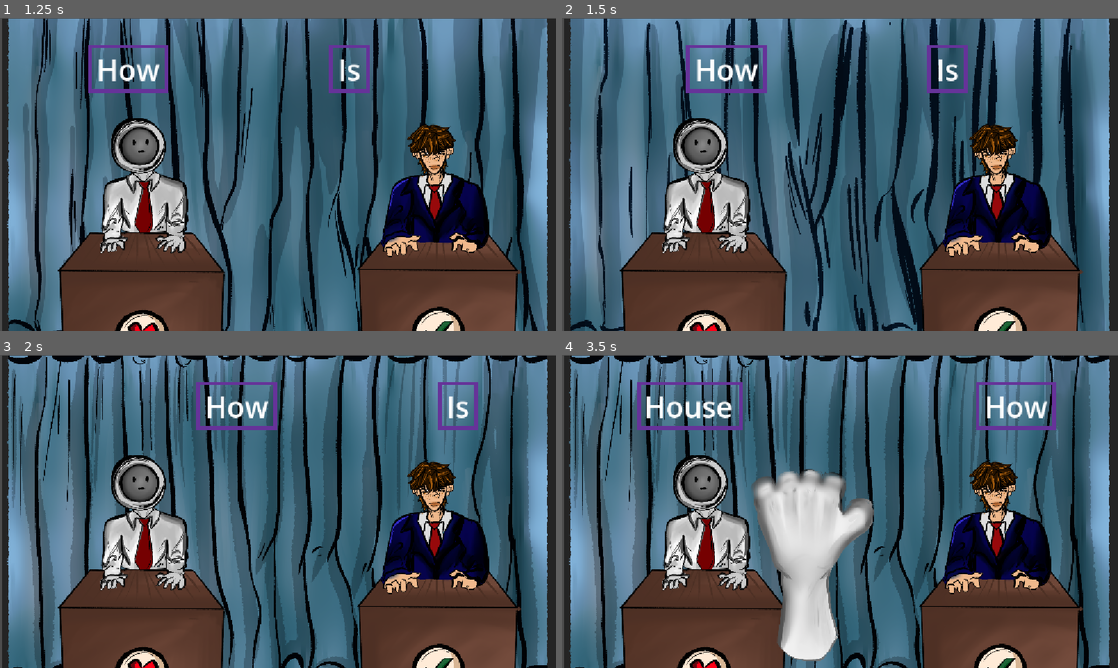
Above: before the commit, frames 1-4 (two rows, left to right).
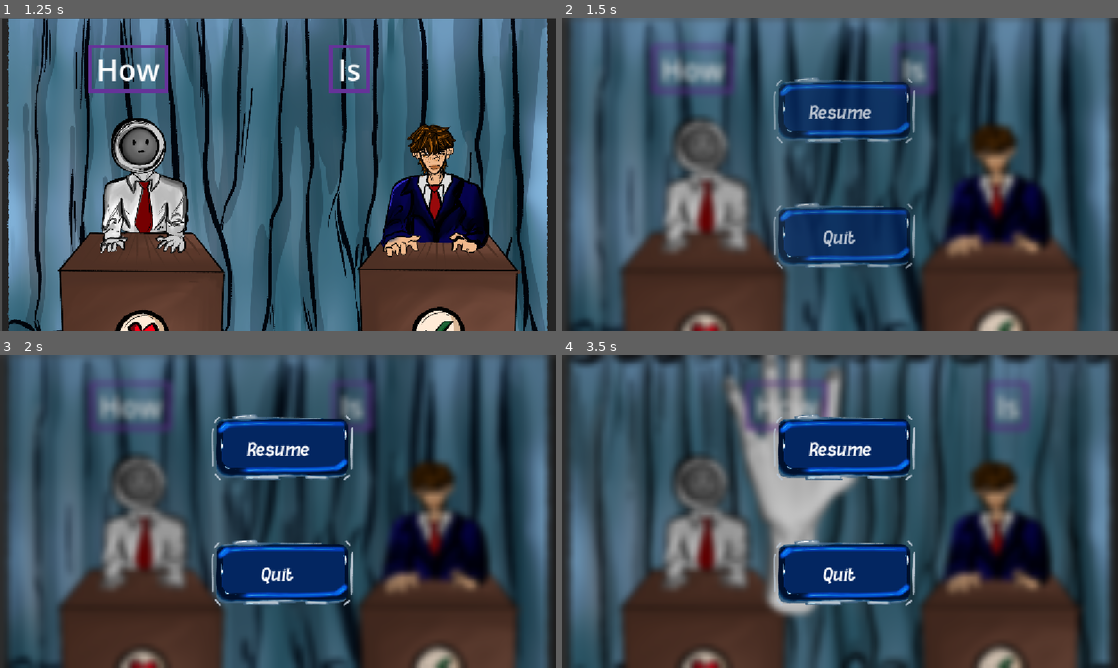
Above: after the commit, the same moments.

Repository: bunnybunnybun/AI-Takeover
Game: Godot game, scene res://scenes/main_menu.tscn
Two runs of this game, one before a commit and one after it. Both use one fixed random seed, a clock stepped at 60 frames per second and the inputs below.
Inputs (mouse positions are in pixels of both pictures, inside the frame that each line leads up to):
- Up to frame 1 (1.25 s): click "Play" at 0.5 s
- Up to frame 2 (1.5 s): tap Enter (ui_accept) at 1.25 s; move the mouse to (962, 158) at 1.27 s; hold Enter (ui_accept) from 1.28 s (still down); click (962, 158) at 1.42 s
- Up to frame 3 (2 s): keep holding Enter (ui_accept)
- Up to frame 4 (3.5 s): release Enter (ui_accept) at 2 s; click (840, 448) at 2 s, where only the run after the commit has a clickable "Resume"; move the mouse to (728, 527) at 2.77 s; tap Tab (telegraph_button) at 2.85 s; click (728, 527) at 2.92 s; tap Enter (ui_accept) at 3.02, 3.05, 3.32 s

Frame 1 is identical in both runs. In frame 2, 52% of the frame differs, in the area x 0-100%, y 0-100%; in frame 3, 68%; in frame 4, 70%.

Commit message:
Fixed pause menu blur + dim not working in main scene.

Diff:
--- a/ai-takeover/scenes/main.tscn
+++ b/ai-takeover/scenes/main.tscn
@@ -5,6 +5,7 @@
 [ext_resource type="PackedScene" uid="uid://b4t8lkx0h57yd" path="res://scenes/word_push.tscn" id="3_jyhfs"]
 [ext_resource type="PackedScene" uid="uid://omny4bnx80le" path="res://scenes/river.tscn" id="4_jyhfs"]
 [ext_resource type="PackedScene" path="res://background_elections.tscn" id="5_tbgi4"]
+[ext_resource type="PackedScene" uid="uid://x4b5geqgt1ku" path="res://scenes/pause_menu.tscn" id="6_tefeu"]
 
 [node name="main" type="Node2D" unique_id=1916585667]
 script = ExtResource("1_o5qli")
@@ -20,3 +21,7 @@
 [node name="WordPush" parent="." unique_id=379484559 instance=ExtResource("3_jyhfs")]
 position = Vector2(490, 162)
 scale = Vector2(0.5, 0.5)
+
+[node name="CanvasLayer" type="CanvasLayer" parent="." unique_id=1785235728]
+
+[node name="pause_menu" parent="CanvasLayer" unique_id=1764987467 instance=ExtResource("6_tefeu")]
--- a/ai-takeover/scenes/scene_2.tscn
+++ /dev/null
@@ -1,9 +0,0 @@
-[gd_scene format=3 uid="uid://8yy16m1po4jl"]
-
-[ext_resource type="Texture2D" uid="uid://cawyt4qo1bc5d" path="res://icon.svg" id="1_xe0r6"]
-
-[node name="Node2D" type="Node2D" unique_id=1601741988]
-
-[node name="Icon" type="Sprite2D" parent="." unique_id=117544224]
-position = Vector2(594, 311)
-texture = ExtResource("1_xe0r6")
--- a/ai-takeover/scripts/pause_menu.gd
+++ b/ai-takeover/scripts/pause_menu.gd
@@ -13,3 +13,4 @@
 	pause_menu.visible = true
 	$AnimationPlayer.play("pause_menu_fade_in")
 	get_tree().paused = true
+	grab_focus()
--- a/ai-takeover/scripts/pause_menu_resume.gd
+++ b/ai-takeover/scripts/pause_menu_resume.gd
@@ -11,3 +11,4 @@
 	if pause_menu.visible == true and is_fading_out == true:
 		pause_menu.visible = false
 		is_fading_out = false
+		get_tree().paused = false
